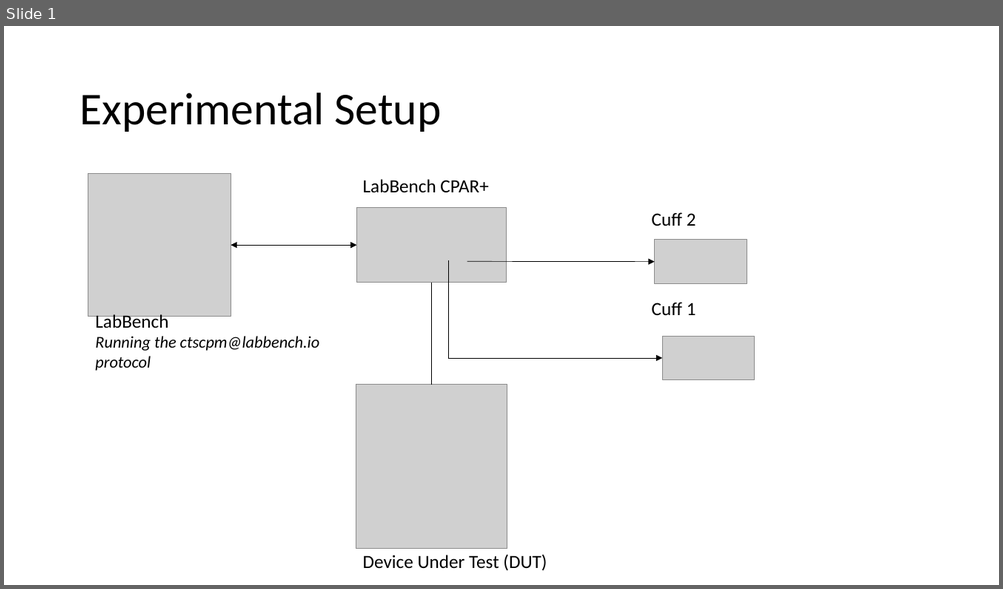
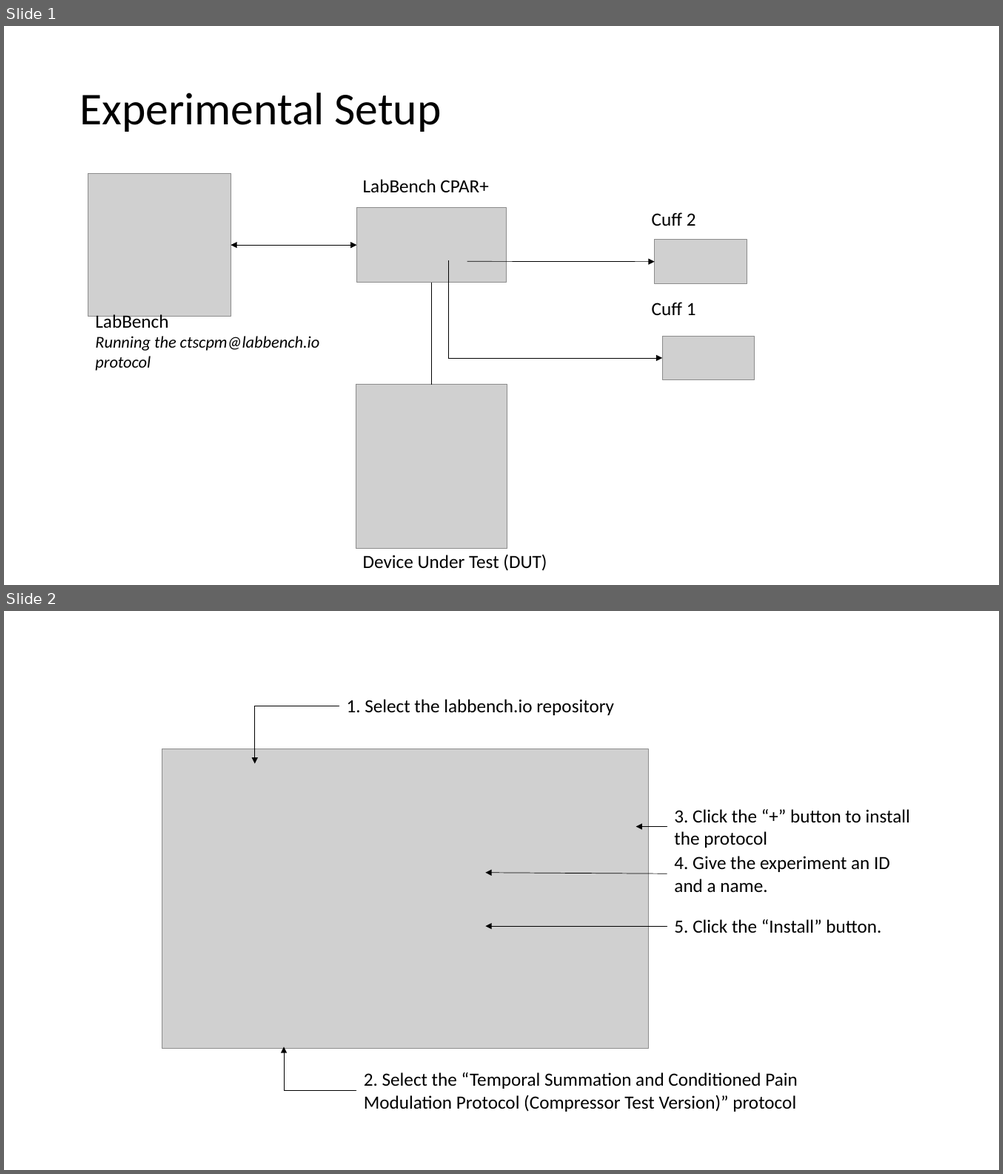
Before and after one commit to LabBench-Society/Protocols, a slide deck: repository/CTSCPMAUTO/Illustrations.pptx. Shown one above the other, each under a label of ours: slide 1 before the commit, slides 1 and 2 after it. The pictures are 1003x589 and 1003x1174 pixels, drawn with LibreOffice and Linux fonts; fonts in the diff are those of the drawing; grey boxes stand for pictures. Boxes give left, top, right and bottom in pixels: in the first picture for what was removed or moved away, otherwise in the second. Text is boxed around its words. In the diff, an @@ line names an element or a change of style, - is before the commit and + after.

Commit message:
Updated names and test protocol

```diff
--- a/repository/CTSCPMAUTO/Illustrations.pptx
+++ b/repository/CTSCPMAUTO/Illustrations.pptx
@@ slide 2 added at (4, 611, 999, 1170), background #FFFFFF @@
@@ text added at (347, 699, 614, 715), 18 pt, text #000000 @@
+1. Select the labbench.io repository
@@ elbow arrow added from (339, 706) to (255, 764), #000000 0.5 pt @@
@@ picture added at (162, 749, 649, 1048) @@
@@ text added at (674, 809, 910, 848), 18 pt, text #000000 @@
+3. Click the “+” button to install the protocol
@@ arrow added from (666, 826) to (636, 826), #000000 0.5 pt @@
@@ arrow added from (666, 874) to (485, 873), #000000 0.5 pt @@
@@ text added at (674, 856, 890, 892), 18 pt, text #000000 @@
+4. Give the experiment an ID and a name.
@@ text added at (674, 920, 881, 934), 18 pt, text #000000 @@
+5. Click the “Install” button.
@@ arrow added from (666, 926) to (485, 926), #000000 0.5 pt @@
@@ elbow arrow added from (356, 1091) to (284, 1048), #000000 0.5 pt @@
@@ text added at (364, 1073, 797, 1112), 18 pt, text #000000 @@
+2. Select the “Temporal Summation and Conditioned Pain Modulation Protocol (Compressor Test Version)” protocol
```
Also in this commit, not shown: 7 other files.
